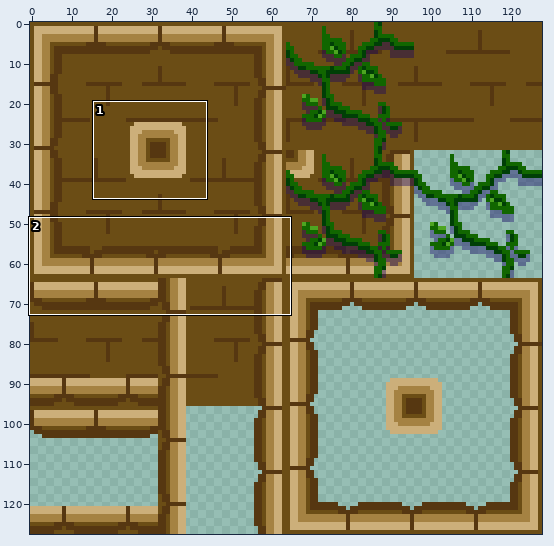
One commit to this sprite sheet: UnityProject/Undiscovered/Assets/Resources/Textures/temple tiles.png. The picture above shows the old version from afar; the outline marks the close-up.
Close-up. As it was:
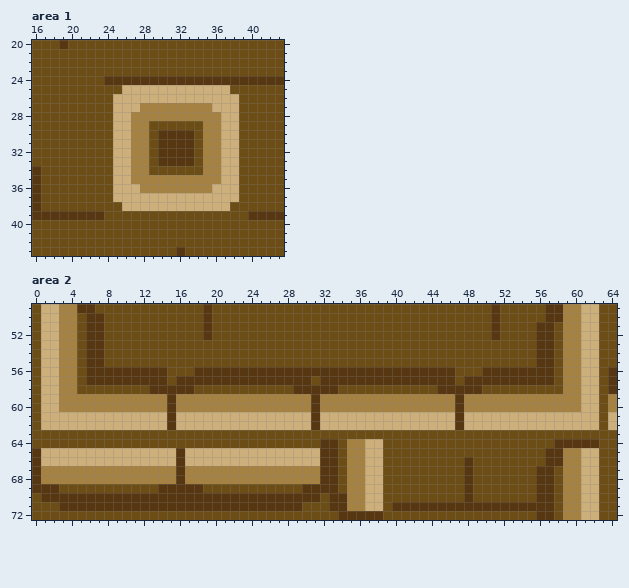
The file is 128x128 pixels. Shown: area 1: x 16..43, y 20..43; area 2: x 0..64, y 49..72.
Once edited:
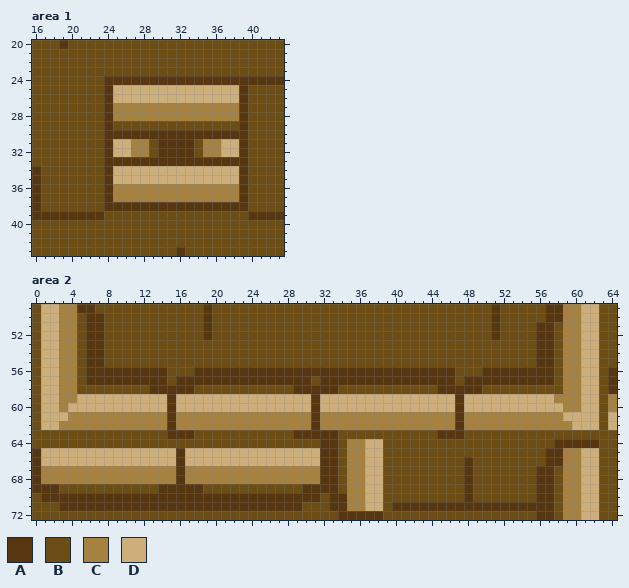
Palette (. is transparent): A #563711  B #6b4d15  C #a58242  D #ccaf7a
Edits made:
Changed rows in their new state; - is an unchanged pixel.
Area 1:
first column x 24:
25 AD------------DA
26 A--------------A
27 ACCC--------CCCA
28 ACC----------CCA
29 ABBBB------BBBBA
30 AAAAAA----AAAAAA
31 A--------------A
32 A--------------A
33 AAAAAA----AAAAAA
34 A--DDDDDDDDDD--A
35 A--DDDDDDDDDD--A
36 ACCC--------CCCA
37 ACCCCCCCCCCCCCCA
38 AAAAAAAAAAAAAAAA
Area 2:
first column x 3:
59 --DDDDDDDDDD-DDDDDDDDDDDDDDD-DDDDDDDDDDDDDDD-DDDDDDDDDD--
60 -DDDDDDDDDDD-DDDDDDDDDDDDDDD-DDDDDDDDDDDDDDD-DDDDDDDDDDD-
61 -CCCCCCCCCCC-CCCCCCCCCCCCCCC-CCCCCCCCCCCCCCC-CCCCCCCCCCC-
62 CCCCCCCCCCCC-CCCCCCCCCCCCCCC-CCCCCCCCCCCCCCC-CCCCCCCCCCCC
63 ------------AAA-----------AAAAA-----------AAA------------
